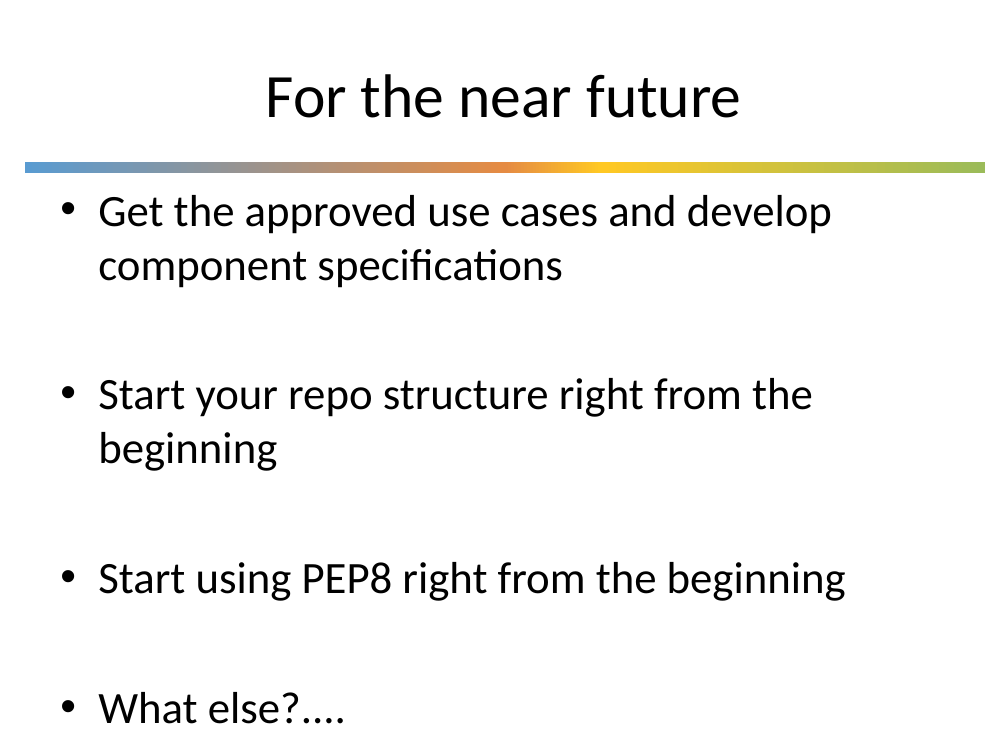
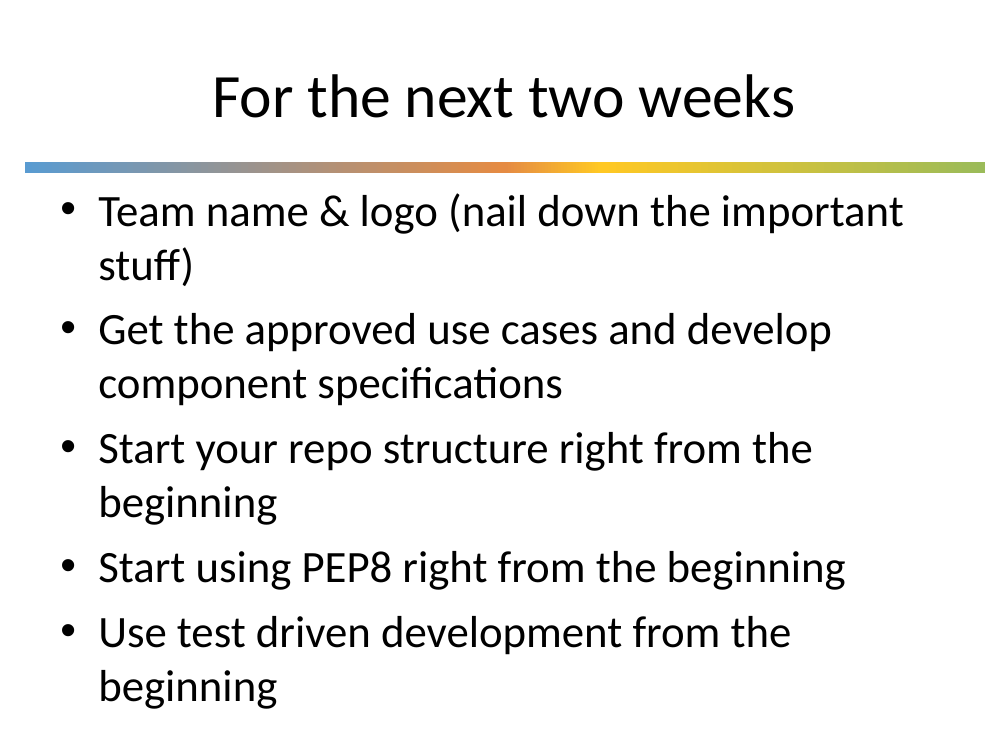
Before and after one commit to UWDIRECT/UWDIRECT.github.io, a slide deck: slide 5 of Capstone547_Overview.pptx (slide 9 before the commit). Drawn at 1008x756 pixels with LibreOffice and Linux fonts; fonts in the diff are those of the drawing; background and template pictures are left out. Boxes give left, top, right and bottom in pixels: in the first picture for what was removed or moved away, otherwise in the second. Text is boxed around its words. In the diff, an @@ line names an element or a change of style, - is before the commit and + after.

```diff
--- a/Capstone547_Overview.pptx
+++ b/Capstone547_Overview.pptx
@@ title at (212, 74, 795, 118): text changed @@
-For the near future
+For the next two weeks
@@ text at (98, 193, 904, 286): paragraph added @@
+• Team name & logo (nail down the important stuff)
@@ text at (98, 616, 792, 709): text changed @@
-• What else?....
+• Use test driven development from the beginning
```
Also in this commit, not shown: 3 other slides changed, 1 slide added, 6 slides removed.
